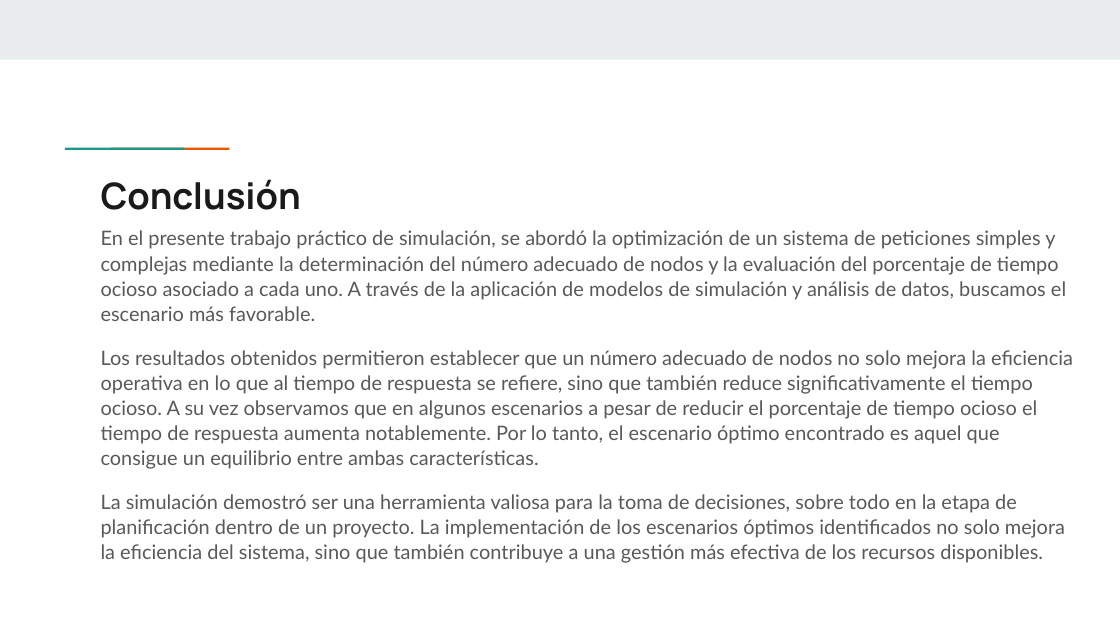
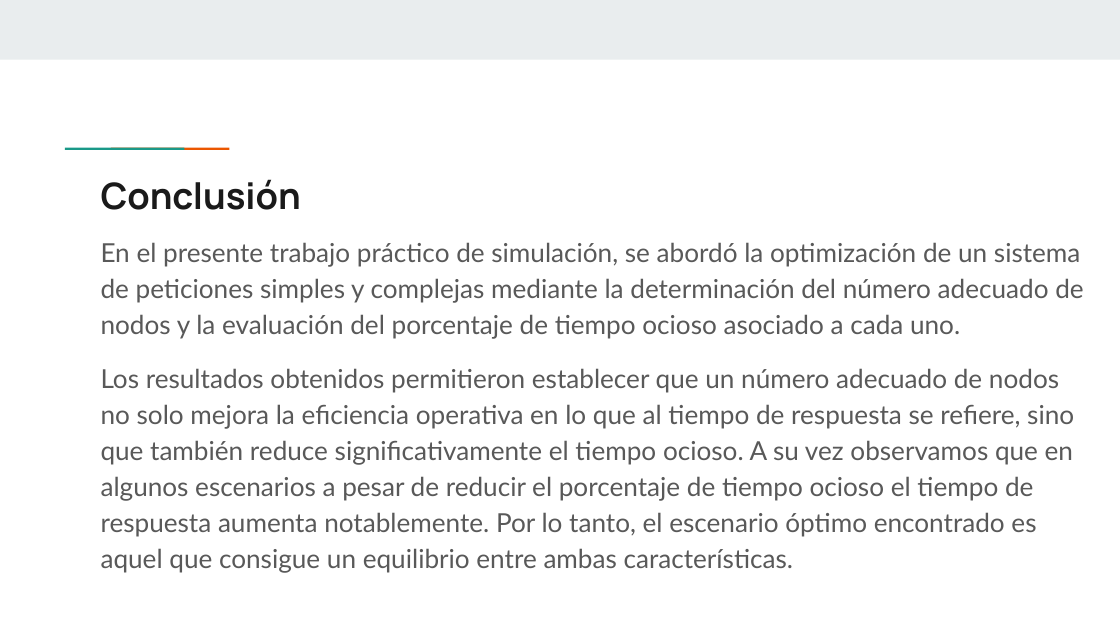
Before and after one commit to NazarethEliasNalbandian/server-requests-simulation, a slide deck: slide 16 of Simulación de Peticiones.pptx. Drawn at 1120x630 pixels with LibreOffice and Linux fonts; fonts in the diff are those of the drawing. Boxes give left, top, right and bottom in pixels: in the first picture for what was removed or moved away, otherwise in the second. Text is boxed around its words. In the diff, an @@ line names an element or a change of style, - is before the commit and + after.

```diff
--- a/Simulación de Peticiones.pptx
+++ b/Simulación de Peticiones.pptx
@@ text "En el presente trabajo práctico ...": place and size @@
-text "En el presente trabajo práctico ..." at [101,230,1073,563]
+text "En el presente trabajo práctico ..." at [101,242,1083,573]
@@ text at [101,242,1083,338]: text changed; size 12.8 to 16.7 pt @@
-En el presente trabajo práctico de simulación, se abordó la optimización de un sistema de peticiones simples y complejas mediante la determinación del número adecuado de nodos y la evaluación del porcentaje de tiempo ocioso asociado a cada uno. A través de la aplicación de modelos de simulación y análisis de datos, buscamos el escenario más favorable.
+En el presente trabajo práctico de simulación, se abordó la optimización de un sistema de peticiones simples y complejas mediante la determinación del número adecuado de nodos y la evaluación del porcentaje de tiempo ocioso asociado a cada uno.
@@ text at [101,368,1074,573]: size 12.8 to 16.7 pt in "Los resultados obtenidos permitieron establecer que un ..."; line spacing 1.05 to 1.15; more space between paragraphs @@
@@ text at [101,494,1065,563]: paragraph removed @@
-La simulación demostró ser una herramienta valiosa para la toma de decisiones, sobre todo en la etapa de planificación dentro de un proyecto. La implementación de los escenarios óptimos identificados no solo mejora la eficiencia del sistema, sino que también contribuye a una gestión más efectiva de los recursos disponibles.
```
Also in this commit, not shown: 3 other slides changed, 2 other files.
